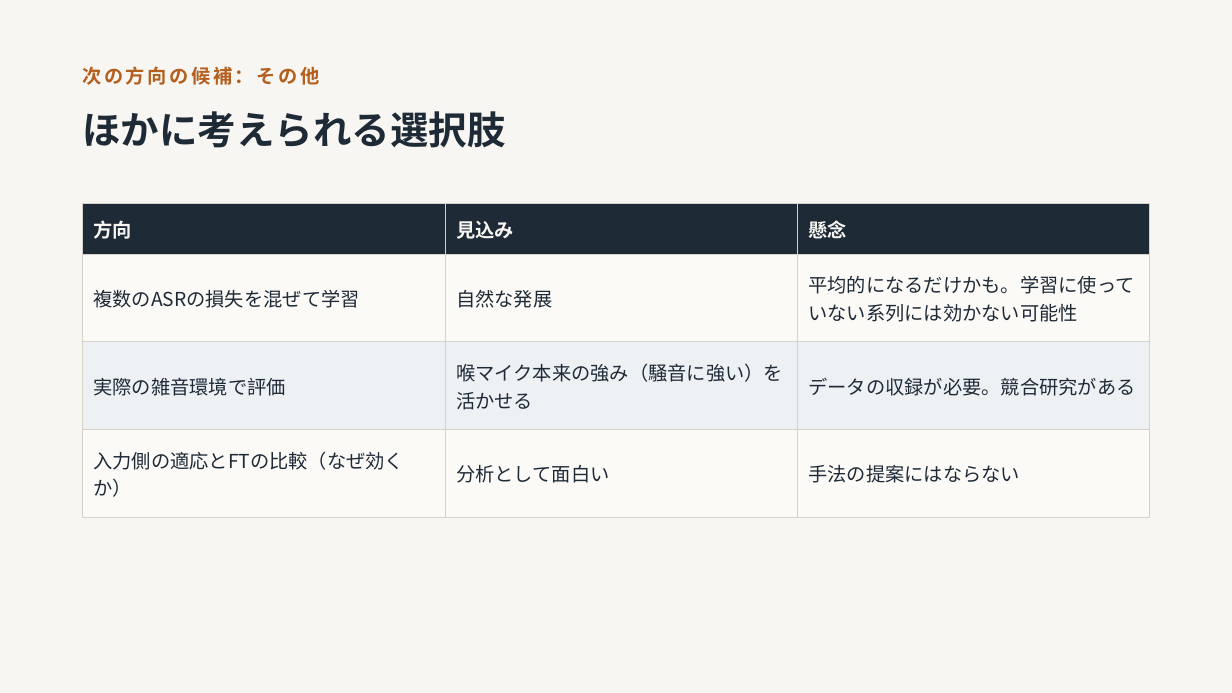
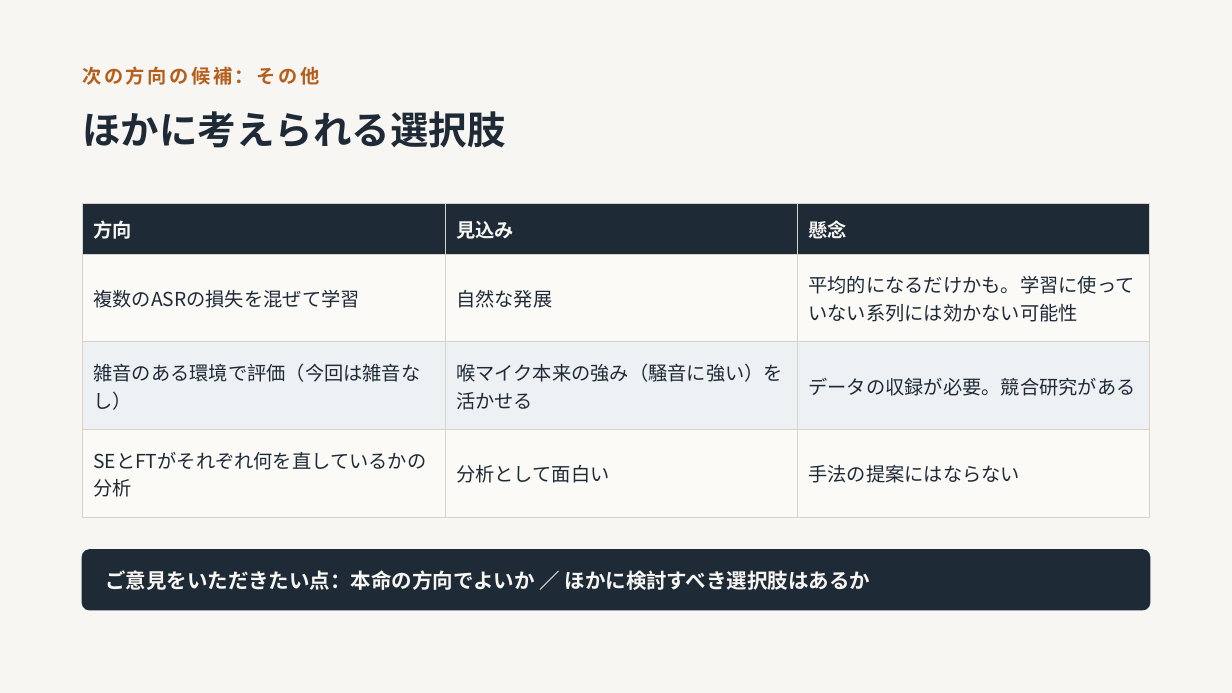
Before and after one commit to kasugayuji0716-art/bone-conduction-research, a slide deck: slide 8 of results/progress_slides_2026-09.pptx. Drawn at 1232x693 pixels with LibreOffice and Linux fonts; fonts in the diff are those of the drawing. Boxes give left, top, right and bottom in pixels: in the first picture for what was removed or moved away, otherwise in the second. Text is boxed around its words. In the diff, an @@ line names an element or a change of style, - is before the commit and + after.

```diff
--- a/results/progress_slides_2026-09.pptx
+++ b/results/progress_slides_2026-09.pptx
@@ table at (82,203,1150,501) @@
-row 3, column 1: 実際の雑音環境で評価
+row 3, column 1: 雑音のある環境で評価（今回は雑音なし）
-row 4, column 1: 入力側の適応とFTの比較（なぜ効くか）
+row 4, column 1: SEとFTがそれぞれ何を直しているかの分析
@@ rounded rectangle added at (82,550,1150,610), fill #1F2A37, outline #1F2A37 1 pt @@
@@ text added at (105,570,870,590), 16 pt, text #F7F6F2, bold @@
+ご意見をいただきたい点：本命の方向でよいか ／ ほかに検討すべき選択肢はあるか
```
Also in this commit, not shown: 3 other slides changed, 1 other file.
